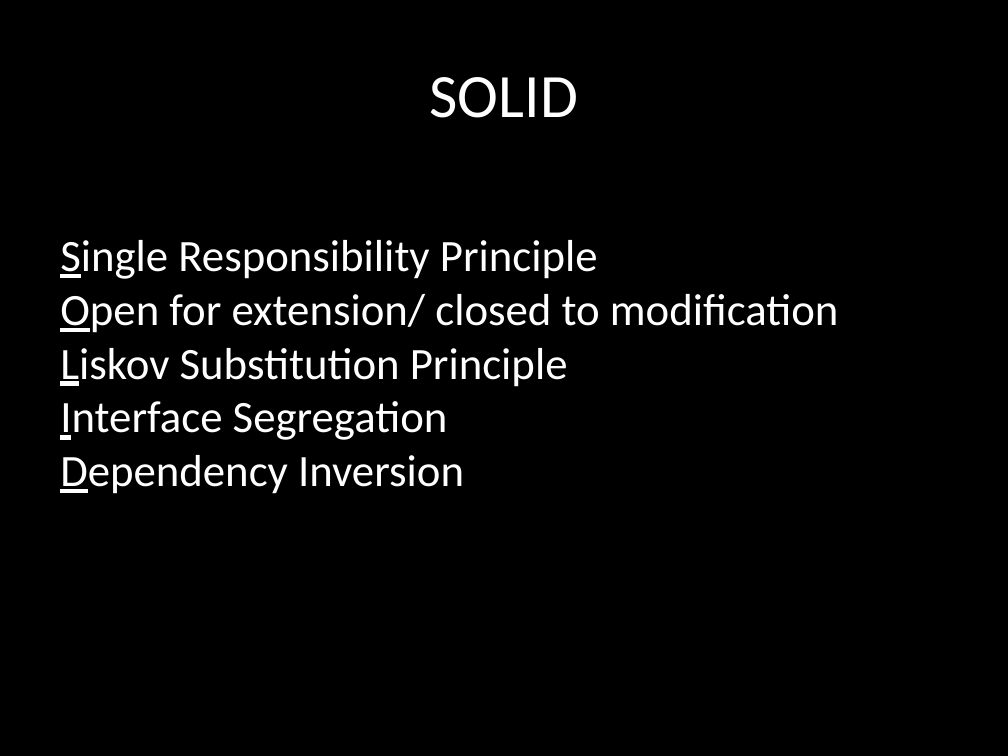
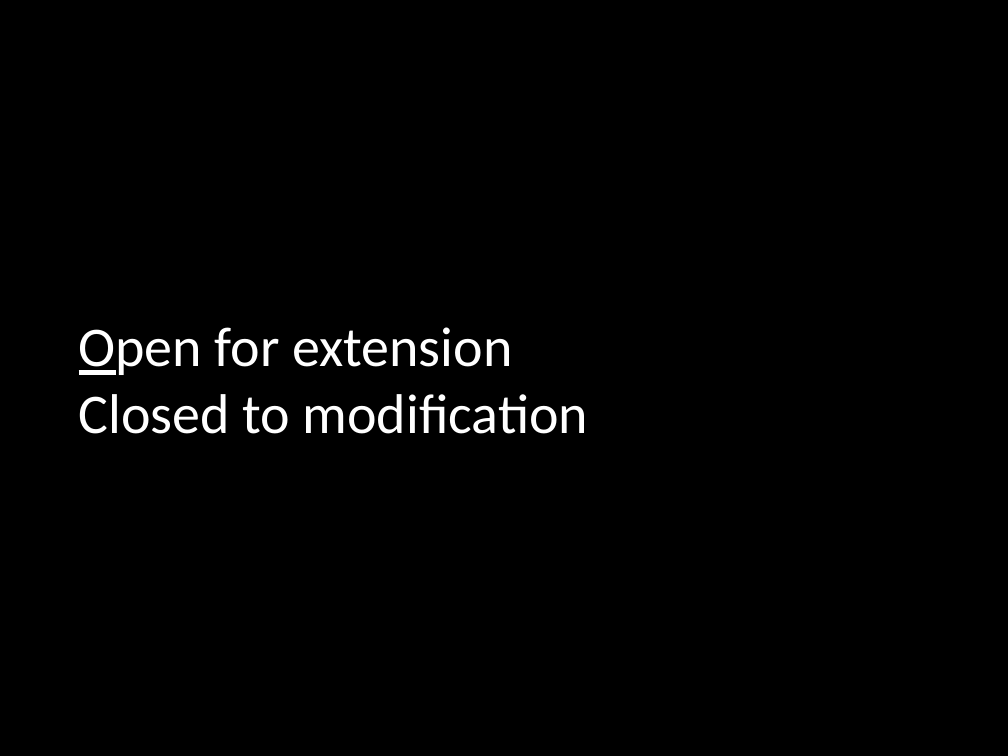
Before and after one commit to mikegehard/Better-Ruby-Through-Design-Principles, a slide deck: slide 23 of BetterRubyThroughDesignPatterns.pptx (slide 21 before the commit). Drawn at 1008x756 pixels with LibreOffice and Linux fonts; fonts in the diff are those of the drawing. Boxes give left, top, right and bottom in pixels: in the first picture for what was removed or moved away, otherwise in the second. Text is boxed around its words. In the diff, an @@ line names an element or a change of style, - is before the commit and + after.

```diff
--- a/BetterRubyThroughDesignPatterns.pptx
+++ b/BetterRubyThroughDesignPatterns.pptx
@@ title removed at (430, 77, 578, 118) @@
-SOLID
@@ text at (79, 327, 589, 434): text changed; size 32 to 40 pt @@
-Single Responsibility Principle
-Open for extension/ closed to modification
-Liskov Substitution Principle
-Interface Segregation
-Dependency Inversion
+Open for extension
+Closed to modification
```
Also in this commit, not shown: 2 other slides changed, 7 slides added, 2 slides removed.
